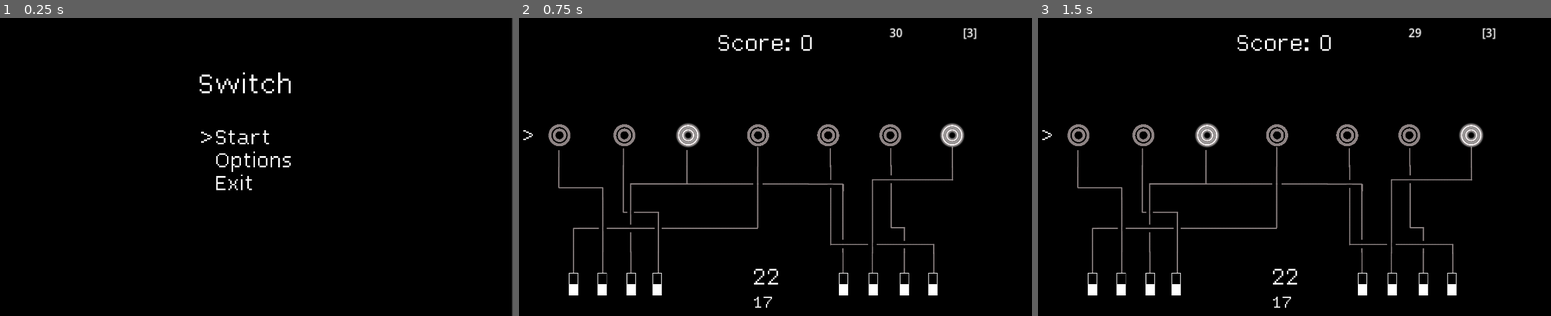
Above: before the commit, frames 1-3 (left to right).
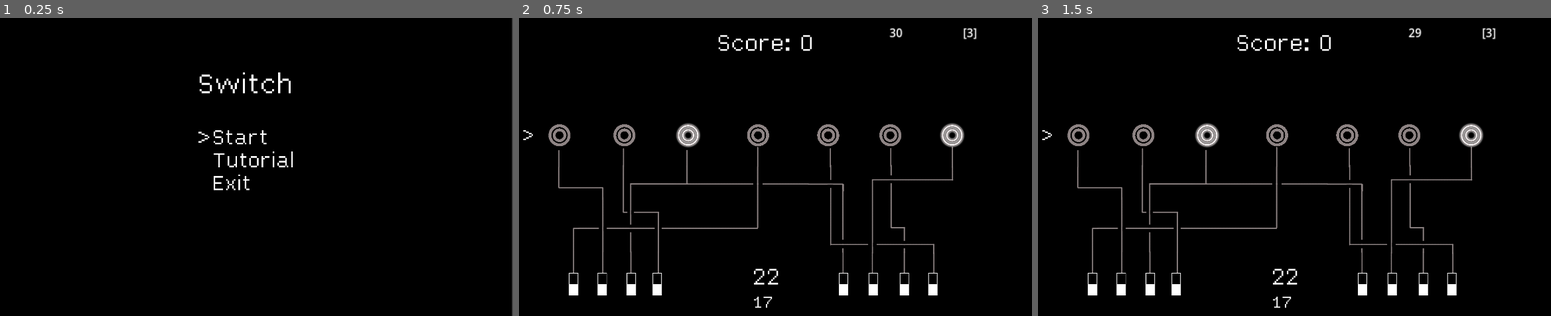
Above: after the commit, the same moments.

Repository: DragonCat4012/Switch
Game: Godot game, scene res://Scenes/menu.tscn
Same seed, same stepped clock (60 frames per second), same inputs: the game is played once before the commit and once after it.
Inputs (mouse positions are in pixels of both pictures, inside the frame that each line leads up to):
- Up to frame 1 (0.25 s): no input
- Up to frame 2 (0.75 s): tap Enter (ui_accept) at 0.5, 0.6 s; move the mouse to (883, 152) at 0.52 s; hold Right (ui_right) from 0.53 s (still down); click (883, 152) at 0.67 s
- Up to frame 3 (1.5 s): tap Enter (ui_accept) at 0.77, 1.07, 1.35 s; move the mouse to (1181, 181) at 1.27 s; release Right (ui_right) at 1.28 s; hold Down (ui_down) from 1.28 s (still down)

The runs differ from the first frame. In frame 1, 0.8% of the frame differs, in the area x 38-58%, y 37-58%; in frame 2, nothing differs; in frame 3, nothing differs.

Commit message:
Add Tutorial

Diff:
--- a/Scenes/MainMenu.gd
+++ b/Scenes/MainMenu.gd
@@ -33,7 +33,7 @@
 	if _current_selection == 0: #start option
 		get_tree().change_scene_to_file("res://Scenes/game.tscn")
 	elif _current_selection == 1: # Options
-		get_tree().change_scene_to_file("res://Scenes/OptionsScene.tscn")
+		get_tree().change_scene_to_file("res://Scenes/Tutorial.tscn")
 	elif _current_selection == 2: # Exit
 		get_tree().quit()
 
--- /dev/null
+++ b/Scenes/Tutorial.gd
@@ -0,0 +1,43 @@
+extends Node2D
+
+@onready var textField = $ColorRect/Label
+@onready var picture = $ColorRect/Sprite2D
+
+var imgCount = 11
+var currentIndex = 0
+var texts =  ["This is a lamp", "This is an active lamp", "These are wires connecting lamps and stuff",
+"These are switches", "They can change the lamps status", "This is the number we want to display in Binar (lamp on = 1, lamp off = 0)",
+"This is our current number displayed by the lamps", "This is your current score", "Your time left in seconds, You will loose if you run out of time", "The current map",
+"From where to read the number in Binary. You´ve finished the tutorial"]
+
+func _ready():
+	textField.text = texts[0]
+	picture.texture = load("res://Sprites/Tutorial/t_0.JPG")
+
+func _process(delta):
+	if Input.is_action_just_pressed("ui_accept"):
+		nextImg()
+	elif Input.is_action_just_pressed("ui_left"):
+		beforeImage()
+	elif Input.is_action_just_pressed("ui_right"):
+		nextImg()
+	elif Input.is_action_just_pressed("ui_cancel"):
+		get_tree().change_scene_to_file("res://Scenes/menu.tscn")
+
+func nextImg():
+	currentIndex += 1
+	if currentIndex == imgCount:
+		# Go back to main
+		get_tree().change_scene_to_file("res://Scenes/menu.tscn")
+		currentIndex = imgCount-1
+	_updateUI()
+
+func beforeImage():
+	currentIndex -= 1
+	if currentIndex < 0:
+		currentIndex = 0
+	_updateUI()
+
+func _updateUI():
+	textField.text = texts[currentIndex]
+	picture.texture = load("res://Sprites/Tutorial/t_" + str(currentIndex) +".JPG")
--- /dev/null
+++ b/Scenes/Tutorial.tscn
@@ -0,0 +1,28 @@
+[gd_scene load_steps=4 format=3 uid="uid://cgka4ron86k8k"]
+
+[ext_resource type="Script" path="res://Scenes/Tutorial.gd" id="1_1jo7f"]
+[ext_resource type="Texture2D" uid="uid://cmjs4dg6c6hta" path="res://Sprites/Tutorial/t_11.JPG" id="2_priwj"]
+[ext_resource type="FontFile" uid="uid://b2cswqm32sj5f" path="res://Lex.ttf" id="3_0cq0s"]
+
+[node name="Tutorial" type="Node2D"]
+script = ExtResource("1_1jo7f")
+
+[node name="ColorRect" type="ColorRect" parent="."]
+offset_right = 1920.0
+offset_bottom = 1080.0
+color = Color(0, 0, 0, 1)
+
+[node name="Sprite2D" type="Sprite2D" parent="ColorRect"]
+position = Vector2(960, 540)
+texture = ExtResource("2_priwj")
+
+[node name="Label" type="Label" parent="ColorRect"]
+layout_mode = 0
+offset_left = 1133.0
+offset_top = 308.0
+offset_right = 1833.0
+offset_bottom = 908.0
+theme_override_fonts/font = ExtResource("3_0cq0s")
+theme_override_font_sizes/font_size = 60
+text = "UwU"
+autowrap_mode = 2
--- a/Scenes/menu.tscn
+++ b/Scenes/menu.tscn
@@ -87,7 +87,7 @@
 layout_mode = 2
 theme_override_fonts/font = ExtResource("2_wwa65")
 theme_override_font_sizes/font_size = 90
-text = "Options"
+text = "Tutorial"
 
 [node name="Label3" type="Label" parent="MainMenu/CenterContainer/VBoxContainer/CenterContainer2/HBoxContainer2/VBoxContainer2"]
 custom_minimum_size = Vector2(180, 0)
Binary file added: Sprites/Tutorial/t_0.JPG
Not shown, added: Sprites/Tutorial/t_0.JPG.import
Not shown, added: Sprites/Tutorial/t_01.JPG.import
Not shown, added: Sprites/Tutorial/t_02.JPG.import
Not shown, added: Sprites/Tutorial/t_03.JPG.import
Not shown, added: Sprites/Tutorial/t_04.JPG.import
Not shown, added: Sprites/Tutorial/t_05.JPG.import
Not shown, added: Sprites/Tutorial/t_06.JPG.import
Not shown, added: Sprites/Tutorial/t_07.JPG.import
Not shown, added: Sprites/Tutorial/t_08.JPG.import
Not shown, added: Sprites/Tutorial/t_09.JPG.import
Binary file added: Sprites/Tutorial/t_1.JPG
(and 21 more such lines)
